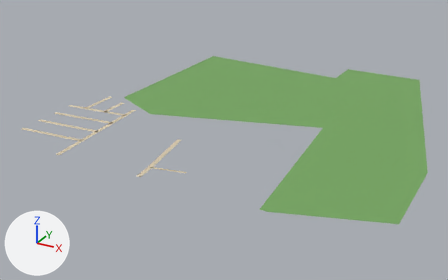
Renders of the glTF model public/assets/bengaluru-region-v1/tiles/t4_-38-l0.glb from each side of a commit.
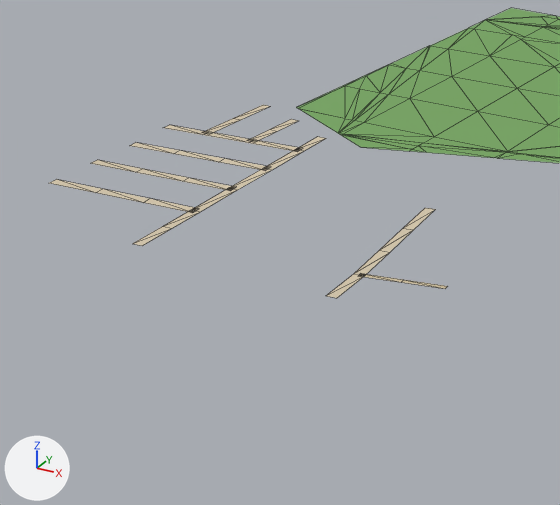
Each version is shown whole from a 50 mm camera at (2601.0, -19494.0, 316.0) aimed at (2213.0, -18789.0, -37.0), then close up on the part from 0% to 52% of the width and 19% to 94% of the height. Lighting does not change. The marker at lower left points along +X, +Y and +Z. The first two pictures are the older version. The close-ups show mesh edges as thin lines.

Objects in the first close-up: 'ground'.
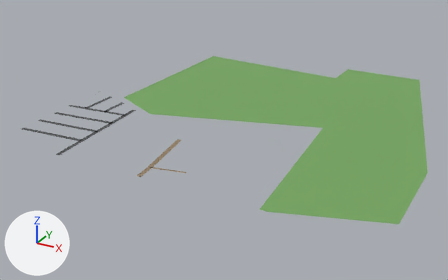
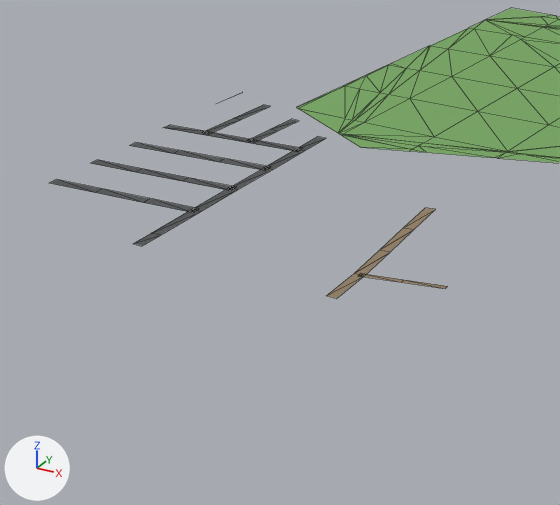
Location of each change, [x1, y1, x2, y2] in pixels of the close-ups (560 x 505 px; the box of a moved part takes in the faces that stretch with it):
part 1 of me_ground, moved or reshaped: [133, 210, 200, 246] in both
part 2 of me_ground, moved or reshaped: before [164, 125, 207, 135]; after [164, 125, 206, 135]
part 3 of me_ground, recoloured: [50, 105, 447, 298] in both

Edits to the bpy script that builds the scene:
```text
Change me_ground:
    used by ob_ground; location = (2000.0, -19000.0, 0.0)
    verts and faces of me_ground; kept vertices keep their numbers, new ones are numbered from 298
    before: 2 (98.0, 23.0, 1.0) at pixel (162, 226), 3 (104.0, 24.0, 1.0) at pixel (172, 228)
    before: 42 (29.0, 135.0, 1.0) at pixel (202, 134), 43 (28.0, 141.0, 1.0) at pixel (208, 131), 44 (0.0, 133.0, 1.0) at pixel (162, 127), 45 (0.0, 139.0, 1.0) at pixel (169, 124)
    remove me_ground.from_pydata(...)  # 298 vertices, 423 faces; spans x 0.0..500.0, y 0.0..500.0, z 1.0
    add me_ground.from_pydata(...)  # 301 vertices, 424 faces; spans x 0.0..500.0, y 0.0..500.0, z 1.0
    me_ground part 1
    add verts[3] = (104.0, 14.0, 1.0)  # moved, pixel (160, 235)
    add verts[2] = (98.0, 14.0, 1.0)  # moved, pixel (151, 233)
    me_ground part 2
    add delete_faces([(42, 43, 45), (42, 45, 44)])
    add faces += [(42, 43, 44), (43, 45, 44)]
    me_ground part 3: 54 kept faces spanning x 3.0..262.0, y 0.0..195.0, z 1.0 get new vertex colours; the middle colour goes from beige #d7c9ae to dark grey #535556
    other edits to the shape of me_ground do not show in these pictures
```
